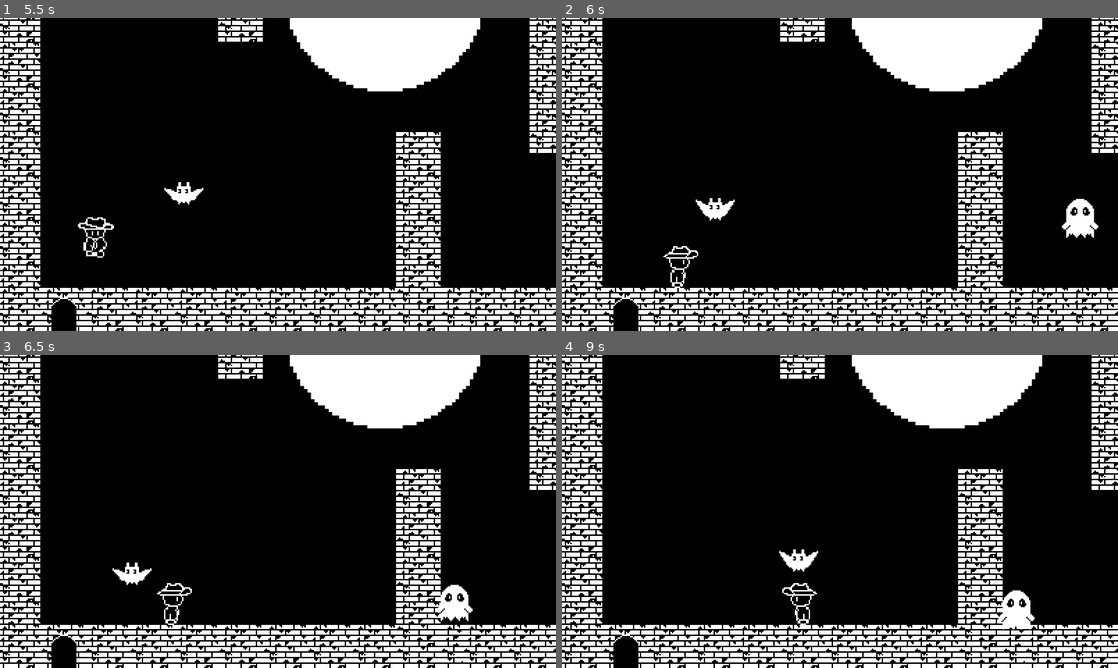
Above: before the commit, frames 1-4 (two rows, left to right).
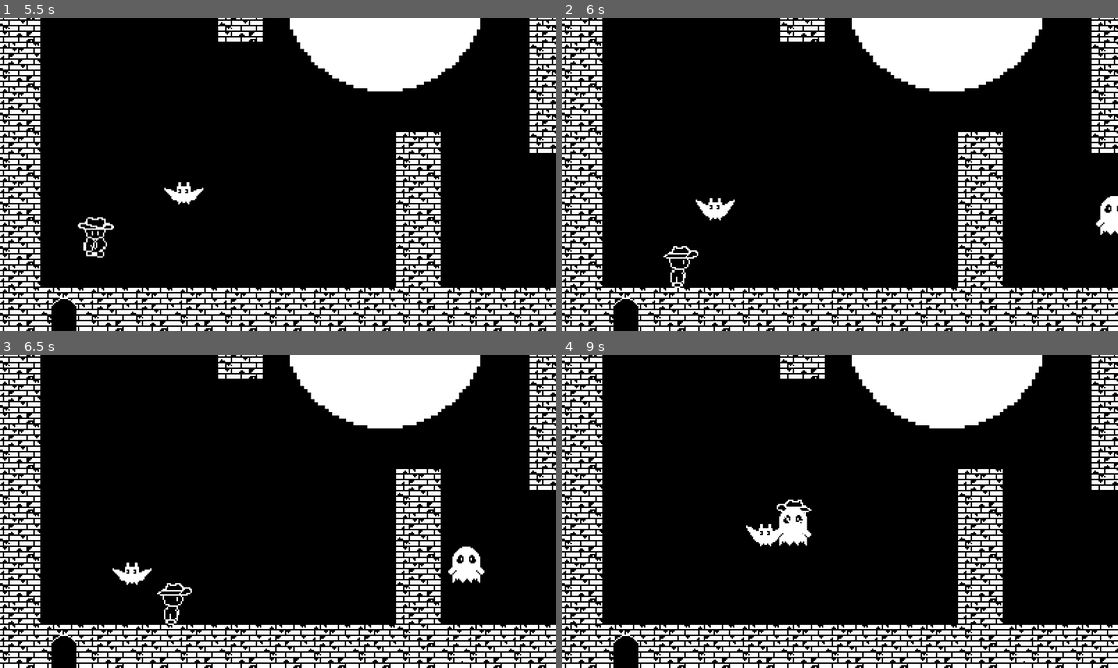
Above: after the commit, the same moments.

Repository: Tracychun13/twilight-tower
Game: Godot game, scene res://scenes/game_level_1.tscn
Two runs of this game, one before a commit and one after it. Both use one fixed random seed, a clock stepped at 60 frames per second and the inputs below.
Inputs:
- Up to frame 1 (5.5 s): hold D (right) 0.53-1.28 s; hold K (attack) 0.53-1.28 s; hold S (down) 1.28-2.03 s; tap J (shield) at 1.35, 2.85, 4.35 s; hold D (right) 2.03-2.78 s; hold K (attack) 2.03-2.78 s; hold W (up) 2.78-3.53 s; hold K (attack) 3.53-4.28 s; hold A (left) 3.53-5.03 s; hold S (down) from 5.03 s (still down); hold K (attack) from 5.03 s (still down)
- Up to frame 2 (6 s): release S (down) at 5.78 s; release K (attack) at 5.78 s; hold D (right) from 5.78 s (still down); tap J (shield) at 5.85 s
- Up to frame 3 (6.5 s): keep holding D (right)
- Up to frame 4 (9 s): release D (right) at 6.53 s; hold W (up) 6.53-7.28 s; hold K (attack) 6.53-7.28 s; hold D (right) 7.28-8.03 s; tap J (shield) at 7.35, 8.85 s; hold S (down) 8.03-8.78 s; hold K (attack) 8.03-8.78 s; hold A (left) from 8.78 s (still down)

Frame 1 is identical in both runs. In frame 2, 0.9% of the frame differs, in the area x 89-100%, y 56-71%; in frame 3, 1.0%; in frame 4, 1.8%, in the area x 33-85%, y 46-88%.

Commit message:
fixed ghost movement

Diff:
--- a/twilight-tower/scenes/ghost.tscn
+++ b/twilight-tower/scenes/ghost.tscn
@@ -25,9 +25,7 @@
 "speed": 10.0
 }]
 
-[node name="Ghost" type="CharacterBody2D"]
-motion_mode = 1
-wall_min_slide_angle = 0.0
+[node name="Ghost" type="Node2D"]
 script = ExtResource("1_sy2ur")
 
 [node name="AnimatedSprite2D" type="AnimatedSprite2D" parent="."]
@@ -37,7 +35,10 @@
 autoplay = "idle"
 frame_progress = 0.309421
 
-[node name="CollisionPolygon2D" type="CollisionPolygon2D" parent="."]
+[node name="Area2D" type="Area2D" parent="."]
+collision_mask = 3
+
+[node name="CollisionPolygon2D" type="CollisionPolygon2D" parent="Area2D"]
 z_as_relative = false
 polygon = PackedVector2Array(-9, -14, -9, -6, 11, -6, 11, -14, 10, -22, 6, -28, -4, -28, -8, -23)
 
@@ -45,4 +46,6 @@
 wait_time = 5.0
 autostart = true
 
+[connection signal="body_entered" from="Area2D" to="." method="_on_area_2d_body_entered"]
+[connection signal="body_exited" from="Area2D" to="." method="_on_area_2d_body_exited"]
 [connection signal="timeout" from="Timer" to="." method="_on_timer_timeout"]
--- a/twilight-tower/scripts/ghost.gd
+++ b/twilight-tower/scripts/ghost.gd
@@ -1,27 +1,43 @@
-extends CharacterBody2D
+extends Node2D
 
 @export var player: CharacterBody2D
 @export var hole: Area2D
 @export var home: Vector2
-const SPEED = 150.0
+var velocity = Vector2()
+const SPEED = 125.0
 const HALF_SPEED = 75.0
 var is_waiting = true
 var has_grabbed = false
 
-func _physics_process(_delta: float) -> void:
+func _ready() -> void:
+	set_process(true)
+
+
+
+func _process(delta: float) -> void:
 	if not is_waiting:
 		print("Moving to player")
 		var target_direction = (player.position-self.position).normalized()
 		if has_grabbed:
 			target_direction = (home-self.position).normalized()
-			player.position = Vector2()
 		velocity = target_direction*SPEED
 	else:
 		print("Moving back")
 		velocity = ((home-self.position).normalized()*HALF_SPEED)
 
-	move_and_slide()
+	self.translate(velocity*delta)
 
 func _on_timer_timeout() -> void:
 	print("timeout")
 	is_waiting = not is_waiting
+
+
+
+func _on_area_2d_body_entered(body: Node2D) -> void:
+	if body == player:
+		player.is_captured_by_ghost = true
+
+
+func _on_area_2d_body_exited(body: Node2D) -> void:
+	if body == player:
+		player.is_captured_by_ghost = false
Not shown, changed: .DS_Store
